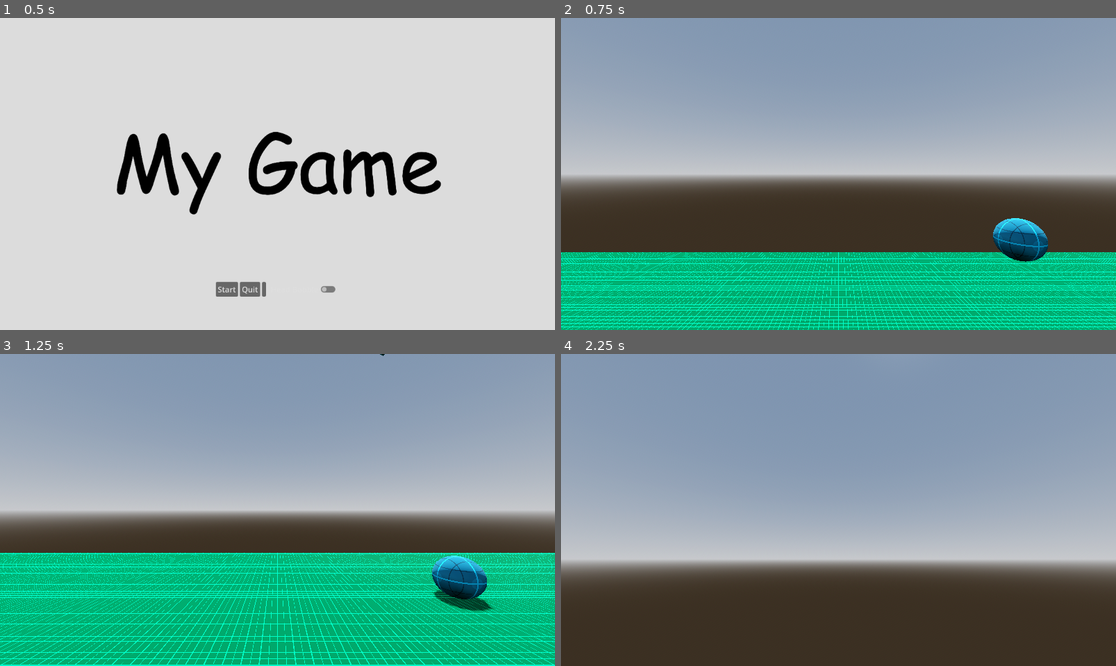
Above: before the commit, frames 1-4 (two rows, left to right).
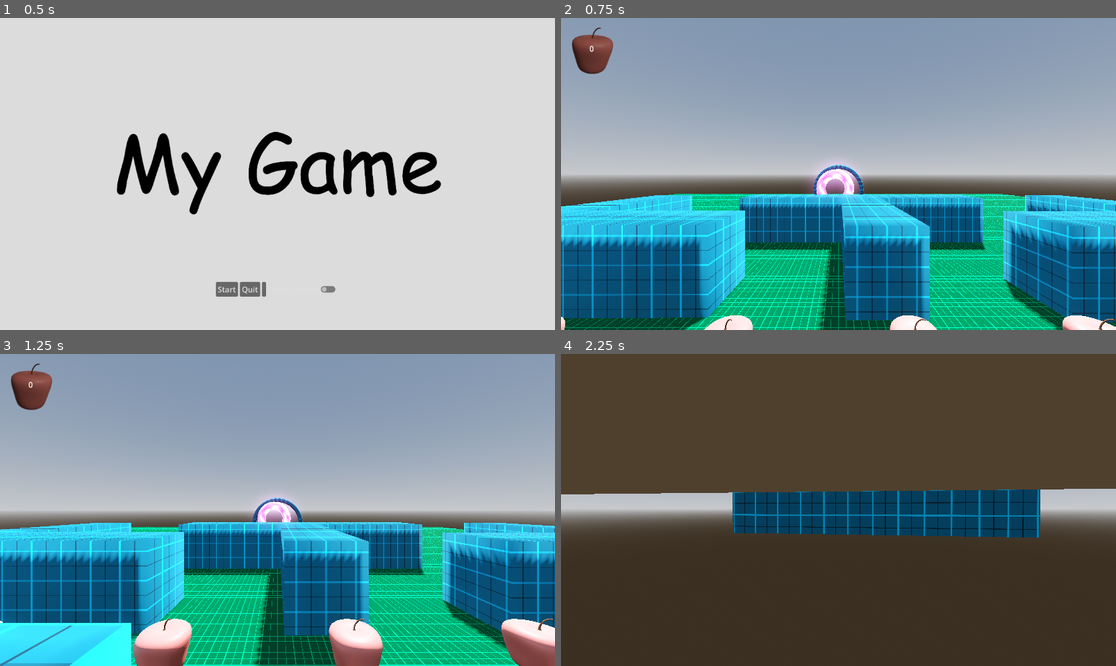
Above: after the commit, the same moments.

Repository: owenbmcc/3D_Game_Template
Game: Godot game, scene res://Scenes/UI/splash_menu.tscn
Same seed, same stepped clock (60 frames per second), same inputs: the game is played once before the commit and once after it.
Inputs (mouse positions are in pixels of both pictures, inside the frame that each line leads up to):
- Up to frame 1 (0.5 s): no input
- Up to frame 2 (0.75 s): click "Start" at 0.5 s
- Up to frame 3 (1.25 s): no input
- Up to frame 4 (2.25 s): move the mouse to (866, 510) at 1.27 s; hold W (move_forward) from 1.28 s (still down); tap G (portal, bound only after the commit) at 1.35 s; tap Space (jump) at 1.52 s; move the mouse to (810, 510) at 2.02 s; tap F (pickup) at 2.1 s

Frame 1 is identical in both runs. In frame 2, 39% of the frame differs, in the area x 0-100%, y 2-100%; in frame 3, 38%; in frame 4, 71%, in the area x 0-100%, y 0-74%.

Commit message:
fixed the level load, added portal and portal script

Diff:
--- /dev/null
+++ b/Materials/key_material.tres
@@ -0,0 +1,34 @@
+[gd_resource type="StandardMaterial3D" load_steps=7 format=3 uid="uid://dtadl4vdif20y"]
+
+[sub_resource type="Gradient" id="Gradient_0umoc"]
+offsets = PackedFloat32Array(0.0792952, 0.77533, 1)
+colors = PackedColorArray(0.90041, 0.763392, 0.756519, 1, 0.931034, 0.931034, 0.931034, 1, 1, 1, 1, 1)
+
+[sub_resource type="FastNoiseLite" id="FastNoiseLite_hdugf"]
+noise_type = 2
+frequency = 0.026
+
+[sub_resource type="NoiseTexture2D" id="NoiseTexture2D_gdhej"]
+seamless = true
+color_ramp = SubResource("Gradient_0umoc")
+noise = SubResource("FastNoiseLite_hdugf")
+
+[sub_resource type="Gradient" id="Gradient_fihfl"]
+offsets = PackedFloat32Array(0, 0.581498, 1)
+colors = PackedColorArray(0, 0, 0, 1, 0.211454, 0.211454, 0.211454, 1, 1, 1, 1, 1)
+
+[sub_resource type="FastNoiseLite" id="FastNoiseLite_5eu3g"]
+
+[sub_resource type="NoiseTexture2D" id="NoiseTexture2D_asq10"]
+seamless = true
+color_ramp = SubResource("Gradient_fihfl")
+noise = SubResource("FastNoiseLite_5eu3g")
+
+[resource]
+albedo_color = Color(0.670588, 0.513726, 0.482353, 1)
+albedo_texture = SubResource("NoiseTexture2D_gdhej")
+roughness = 0.3
+emission_enabled = true
+emission = Color(0.854902, 0.521569, 0.121569, 1)
+emission_energy_multiplier = 3.04
+emission_texture = SubResource("NoiseTexture2D_asq10")
--- a/Scenes/Components/ghost.tscn
+++ b/Scenes/Components/ghost.tscn
@@ -1,7 +1,6 @@
-[gd_scene load_steps=9 format=3 uid="uid://kr2wyn6vrgb3"]
+[gd_scene load_steps=8 format=3 uid="uid://kr2wyn6vrgb3"]
 
 [ext_resource type="Script" path="res://Scripts/enemy.gd" id="1_ih4s8"]
-[ext_resource type="PackedScene" uid="uid://cur5g44hr682u" path="res://Scenes/UI/splash_menu.tscn" id="2_jgd8y"]
 [ext_resource type="Material" uid="uid://01e6apmink3c" path="res://Materials/new_material.tres" id="2_x4idn"]
 [ext_resource type="AudioStream" uid="uid://pmwnihnrxd5t" path="res://Audio/pickup.wav" id="3_hsmgn"]
 
@@ -18,7 +17,6 @@
 [node name="Ghost" type="CharacterBody3D" groups=["enemies"]]
 collision_layer = 32
 script = ExtResource("1_ih4s8")
-game_over_scene = ExtResource("2_jgd8y")
 
 [node name="MeshInstance3D" type="MeshInstance3D" parent="."]
 transform = Transform3D(1, 0, -1.5246e-23, -1.5246e-23, -4.37114e-08, -1, 0, 1, -4.37114e-08, 0, 1.00175, 0)
--- /dev/null
+++ b/Scenes/Components/portal.tscn
@@ -0,0 +1,27 @@
+[gd_scene load_steps=5 format=3 uid="uid://doxuyivvqyqd4"]
+
+[ext_resource type="Material" uid="uid://cx1i646yip0ur" path="res://Materials/BlueGrid.tres" id="1_2ywca"]
+[ext_resource type="Script" path="res://Scripts/portal.gd" id="1_jnd43"]
+
+[sub_resource type="TorusMesh" id="TorusMesh_8ufhp"]
+inner_radius = 2.5
+outer_radius = 3.0
+
+[sub_resource type="BoxShape3D" id="BoxShape3D_osoy3"]
+size = Vector3(4.41138, 2.75378, 2.14606)
+
+[node name="Portal" type="Area3D"]
+collision_layer = 256
+script = ExtResource("1_jnd43")
+
+[node name="MeshInstance3D" type="MeshInstance3D" parent="."]
+transform = Transform3D(1, 0, -1.5246e-23, -1.5246e-23, -4.37114e-08, -1, 0, 1, -4.37114e-08, 0, 0, 0)
+material_override = ExtResource("1_2ywca")
+mesh = SubResource("TorusMesh_8ufhp")
+
+[node name="CollisionShape3D" type="CollisionShape3D" parent="."]
+transform = Transform3D(1, 0, 0, 0, 1, 0, 0, 0, 1, 0.198364, 0.876892, 0.0760193)
+shape = SubResource("BoxShape3D_osoy3")
+
+[connection signal="body_entered" from="." to="." method="_on_body_entered"]
+[connection signal="body_exited" from="." to="." method="_on_body_exited"]
--- /dev/null
+++ b/Scenes/Components/special_key.tscn
@@ -0,0 +1,35 @@
+[gd_scene load_steps=6 format=3 uid="uid://csngcq7bgo8y0"]
+
+[ext_resource type="Script" path="res://Scripts/collectible.gd" id="1_7wgkb"]
+[ext_resource type="Material" uid="uid://dtadl4vdif20y" path="res://Materials/key_material.tres" id="2_qv8tc"]
+
+[sub_resource type="CylinderMesh" id="CylinderMesh_jon50"]
+top_radius = 0.1
+bottom_radius = 0.1
+height = 0.2
+
+[sub_resource type="BoxMesh" id="BoxMesh_yr5gf"]
+size = Vector3(0.1, 0.1, 0.5)
+
+[sub_resource type="SphereShape3D" id="SphereShape3D_hmajw"]
+radius = 0.29347
+
+[node name="Special Key" type="Area3D"]
+collision_layer = 4
+script = ExtResource("1_7wgkb")
+type = "special_key"
+
+[node name="MeshInstance3D2" type="MeshInstance3D" parent="."]
+transform = Transform3D(-4.37114e-08, -1, 3.48787e-16, 1, -4.37114e-08, -3.48787e-16, 3.48787e-16, 3.48787e-16, 1, 0, 0, -0.265241)
+material_override = ExtResource("2_qv8tc")
+mesh = SubResource("CylinderMesh_jon50")
+skeleton = NodePath("../MeshInstance3D")
+
+[node name="MeshInstance3D" type="MeshInstance3D" parent="."]
+material_override = ExtResource("2_qv8tc")
+mesh = SubResource("BoxMesh_yr5gf")
+
+[node name="CollisionShape3D" type="CollisionShape3D" parent="."]
+shape = SubResource("SphereShape3D_hmajw")
+
+[connection signal="body_entered" from="." to="." method="_on_body_entered"]
--- a/Scenes/Levels/pac_man_scene.tscn
+++ b/Scenes/Levels/pac_man_scene.tscn
@@ -9,9 +9,11 @@
 [ext_resource type="PackedScene" uid="uid://kr2wyn6vrgb3" path="res://Scenes/Components/ghost.tscn" id="3_ecoxq"]
 [ext_resource type="Material" uid="uid://chkfp1mmjeiau" path="res://Materials/GreenGrid.tres" id="5_ml2s0"]
 [ext_resource type="Material" uid="uid://cx1i646yip0ur" path="res://Materials/BlueGrid.tres" id="7_g3jtg"]
+[ext_resource type="PackedScene" uid="uid://csngcq7bgo8y0" path="res://Scenes/Components/special_key.tscn" id="7_l65vp"]
 [ext_resource type="AudioStream" uid="uid://bmgyq40lcvifu" path="res://Audio/bg_music.mp3" id="8_577ia"]
 [ext_resource type="AudioStream" uid="uid://dnuwoyt8u4mbt" path="res://Audio/ocean.wav" id="8_k2kp4"]
 [ext_resource type="PackedScene" uid="uid://cytov7d0ws38j" path="res://Scenes/Components/box.tscn" id="10_y5o6b"]
+[ext_resource type="PackedScene" uid="uid://doxuyivvqyqd4" path="res://Scenes/Components/portal.tscn" id="13_n4n2k"]
 
 [sub_resource type="ProceduralSkyMaterial" id="ProceduralSkyMaterial_ck70d"]
 sky_horizon_color = Color(0.64625, 0.65575, 0.67075, 1)
@@ -121,7 +123,6 @@
 
 [node name="Collectible7" parent="Collectibles" instance=ExtResource("3_5uj14")]
 transform = Transform3D(1, 0, 0, 0, 1, 0, 0, 0, 1, 4.70819, 1.21991, -1.99876)
-visible = false
 
 [node name="Collectible8" parent="Collectibles" instance=ExtResource("3_5uj14")]
 transform = Transform3D(1, 0, 0, 0, 1, 0, 0, 0, 1, 6.52928, 1.21991, -1.99876)
@@ -174,6 +175,13 @@
 transform = Transform3D(0.871128, 0.269364, -0.410583, -0.491056, 0.47785, -0.728371, 0, 0.836123, 0.548541, 2.75541, 1.7346, 1.75426)
 collision_mask = 139
 
+[node name="Portal" parent="." instance=ExtResource("13_n4n2k")]
+transform = Transform3D(1, 0, 0, 0, 1, 0, 0, 0, 1, 0, 1.04535, -24.291)
+level_to_load = "res://Scenes/Levels/level_2.tscn"
+
+[node name="Special Key" parent="." instance=ExtResource("7_l65vp")]
+transform = Transform3D(1, 0, 0, 0, 1, 0, 0, 0, 1, 2.82539, 1.22152, 16.4601)
+
 [connection signal="update_console" from="Player/Camera/PickupArea" to="UI/HUD" method="_on_pickup_area_update_console"]
 [connection signal="item_collected" from="Collectibles/Collectible" to="UI/HUD" method="_on_collectible_item_collected"]
 [connection signal="item_collected" from="Collectibles/Collectible2" to="UI/HUD" method="_on_collectible_item_collected"]
@@ -185,6 +193,7 @@
 [connection signal="item_collected" from="Collectibles/Collectible8" to="UI/HUD" method="_on_collectible_item_collected"]
 [connection signal="item_collected" from="Collectibles/Collectible9" to="UI/HUD" method="_on_collectible_item_collected"]
 [connection signal="item_collected" from="Collectibles/Collectible10" to="UI/HUD" method="_on_collectible_item_collected"]
+[connection signal="update_console" from="Portal" to="UI/HUD" method="_on_portal_update_console"]
 
 [editable path="Player"]
 [editable path="NavigationRegion3D/pacmanmap"]
--- a/Scenes/UI/splash_menu.tscn
+++ b/Scenes/UI/splash_menu.tscn
@@ -1,8 +1,7 @@
-[gd_scene load_steps=4 format=3 uid="uid://cur5g44hr682u"]
+[gd_scene load_steps=3 format=3 uid="uid://cur5g44hr682u"]
 
 [ext_resource type="Script" path="res://Scripts/menu.gd" id="1_3oys3"]
 [ext_resource type="Texture2D" uid="uid://8bcvbjh8rj0c" path="res://UI/splash.png" id="1_7o5in"]
-[ext_resource type="PackedScene" uid="uid://dfyhc6rflwyd1" path="res://Scenes/Levels/level_1.tscn" id="2_7carc"]
 
 [node name="Splash Menu" type="Control"]
 layout_mode = 3
@@ -12,7 +11,7 @@
 grow_horizontal = 2
 grow_vertical = 2
 script = ExtResource("1_3oys3")
-start_level_scene = ExtResource("2_7carc")
+start_level_scene = "res://Scenes/Levels/pac_man_scene.tscn"
 
 [node name="TextureRect" type="TextureRect" parent="."]
 layout_mode = 1
--- a/Scripts/collectible.gd
+++ b/Scripts/collectible.gd
@@ -1,13 +1,18 @@
 extends Area3D
 
+@export var type = "apple"
 var is_collected = false
 signal item_collected
 
 func _on_body_entered(body):
 	# when player enters
-	# increment apple count by 1
-	global.apple_count = global.apple_count + 1
-	#print("apple count", global.apple_count)
+	if type == "apple":
+		# increment apple count by 1
+		global.apple_count = global.apple_count + 1
+
+	if type == "special_key":
+		global.has_special_key = true
+
 	body.play_pickup_sound()
 	emit_signal("item_collected")
 	queue_free() # remove object from scene
--- a/Scripts/enemy.gd
+++ b/Scripts/enemy.gd
@@ -3,7 +3,7 @@
 @onready var nav_agent = $NavigationAgent3D
 @export var speed = 3
 @export var patrol_locations : Array[Marker3D]
-@export var game_over_scene : PackedScene
+@export_file var game_over_scene
 
 var patrol_index : int = 0
 var wait_frame : bool = true
@@ -30,8 +30,11 @@
 		set_patrol_location()
 		return
 
+	# enemy attacks player
 	if nav_agent.distance_to_target() < 2 and is_following_player:
-		get_tree().change_scene_to_packed(game_over_scene)
+		global.apple_count = 0
+		global.has_special_key = false
+		get_tree().change_scene_to_file(game_over_scene)
 		return
 
 	var current_location = global_transform.origin
--- a/Scripts/global.gd
+++ b/Scripts/global.gd
@@ -3,5 +3,6 @@
 # counter for apple collectible
 var apple_count = 0
 # reference with global.apple_count
+var has_special_key : bool = false
 
 var head_bob_activated = false
--- a/Scripts/hud.gd
+++ b/Scripts/hud.gd
@@ -8,3 +8,7 @@
 
 func _on_pickup_area_update_console(message):
 	$CenterContainer2/Console.text = message
+
+func _on_portal_update_console(message):
+
+	$CenterContainer2/Console.text = message
--- a/Scripts/menu.gd
+++ b/Scripts/menu.gd
@@ -1,13 +1,15 @@
 extends Control
 
-@export var start_level_scene: PackedScene
+@export_file var start_level_scene
+
+func _ready():
+	Input.set_mouse_mode(Input.MOUSE_MODE_VISIBLE)
 
 func _on_start_pressed():
-	get_tree().change_scene_to_packed(start_level_scene)
+	get_tree().change_scene_to_file(start_level_scene)
 
 func _on_quit_pressed():
 	get_tree().quit()
 
-
 func _on_check_button_toggled(toggled_on):
 	global.head_bob_activated = toggled_on
--- /dev/null
+++ b/Scripts/portal.gd
@@ -0,0 +1,23 @@
+extends Area3D
+
+@export_file var level_to_load
+
+var player_entered = false
+signal update_console
+
+func _unhandled_input(_event):
+	if Input.is_action_just_pressed("portal"):
+		get_tree().change_scene_to_file(level_to_load)
+
+func _on_body_entered(_body):
+	player_entered = true
+	if not global.has_special_key:
+		emit_signal("update_console", "You need to find the special key")
+	elif global.apple_count < 10:
+		emit_signal("update_console", "You need 10 apples to go to the next level")
+	else:
+		emit_signal("update_console", "Press G to go to the next level")
+
+func _on_body_exited(_body):
+	player_entered = false
+	emit_signal("update_console", "")
--- a/project.godot
+++ b/project.godot
@@ -104,6 +104,11 @@
 "events": [Object(InputEventMouseButton,"resource_local_to_scene":false,"resource_name":"","device":-1,"window_id":0,"a …(253 unchanged characters)…
 ]
 }
+portal={
+"deadzone": 0.5,
+"events": [Object(InputEventKey,"resource_local_to_scene":false,"resource_name":"","device":-1,"window_id":0,"alt_pressed":false,"shift_pressed":false,"ctrl_pressed":false,"meta_pressed":false,"pressed":false,"keycode":0,"physical_keycode":71,"key_label":0,"unicode":103,"echo":false,"script":null)
+]
+}
 
 [layer_names]
 
@@ -115,6 +120,7 @@
 3d_physics/layer_6="Enemies"
 3d_physics/layer_7="PlayerDetector"
 3d_physics/layer_8="EnemyHitbox"
+3d_physics/layer_9="Portal"
 
 [physics]
 
Not shown: 1 places in Scenes/Levels/pac_man_scene.tscn that only renumber resources
